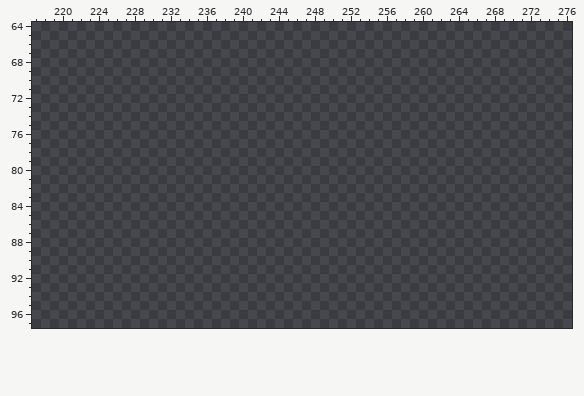
File history of a pixel-art file, assets/sheet.aseprite. This is how it looked before the edit.
320x320 pixels, 1 frame. Colours within 5 levels of each other are drawn and written as one. Shown: x 217..276, y 64..97.
After:
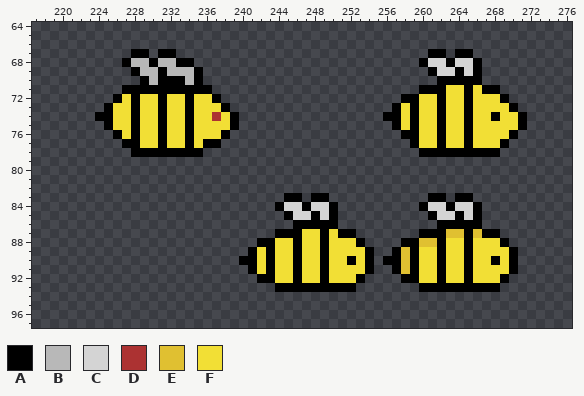
Palette (. is transparent): A #000000  B #b8b8b8  C #d4d4d4  D #ac3232  E #e0c031  F #f2df35
Edits made:
@@ x 217..276 @@
 66 ............................................................
-67 ............................................................
-68 ............................................................
-69 ............................................................
-70 ............................................................
-71 ............................................................
-72 ............................................................
-73 ............................................................
-74 ............................................................
-75 ............................................................
-76 ............................................................
-77 ............................................................
-78 ............................................................
+67 ...........AA.AA............................AA.AA...........
+68 ..........ABBABBAA.........................ACCACCA..........
+69 ...........ABBABBBA.........................ACCACA..........
+70 ............ABAAABA..........................AAAAA..........
+71 ..........AAAAAAAAAA.......................AAAFFAFAA........
+72 .........AFAFFAFFAFFA....................AAFFAFFAFFFA.......
+73 ........AFFAFFAFFAFFFA..................AFAFFAFFAFFFFA......
+74 .......AAFFAFFAFFAFFDFA................AAFAFFAFFAFFAFFA.....
+75 ........AFFAFFAFFAFFFFA.................AFAFFAFFAFFFFFA.....
+76 .........AFAFFAFFAFFFA...................AAFFAFFAFFFFA......
+77 ..........AAFFAFFAFAA.....................AFFAFFAFFFA.......
+78 ...........AAAAAAAA........................AAAAAAAAA........
 79 ............................................................
@@ x 238..272 @@
 82 ...................................
-83 ...................................
-84 ...................................
-85 ...................................
-86 ...................................
-87 ...................................
-88 ...................................
-89 ...................................
-90 ...................................
-91 ...................................
-92 ...................................
-93 ...................................
+83 .......AA.AA...........AA.AA.......
+84 ......ACCACCA.........ACCACCA......
+85 .......ACCACA..........ACCACA......
+86 ........AAAAA...........AAAAA......
+87 ......AAAFFAFAA.......AAAEEAEAA....
+88 ....AAFFAFFAFFFA....AAEEAFFAFFFA...
+89 ...AFAFFAFFAFFFFA..AEAFFAFFAFFFFA..
+90 ..AAFAFFAFFAFFAFA.AAEAFFAFFAFFAFA..
+91 ...AFAFFAFFAFFFFA..AEAFFAFFAFFFFA..
+92 ....AAFFAFFAFFFA....AAFFAFFAFFFA...
+93 ......AAAAAAAAA.......AAAAAAAAA....
 94 ...................................
Where, in picture pixels (left, top, right, bottom), the same in both pictures:
added: (95, 49, 239, 157)
added: (383, 49, 527, 157)
added: (239, 193, 518, 292)
